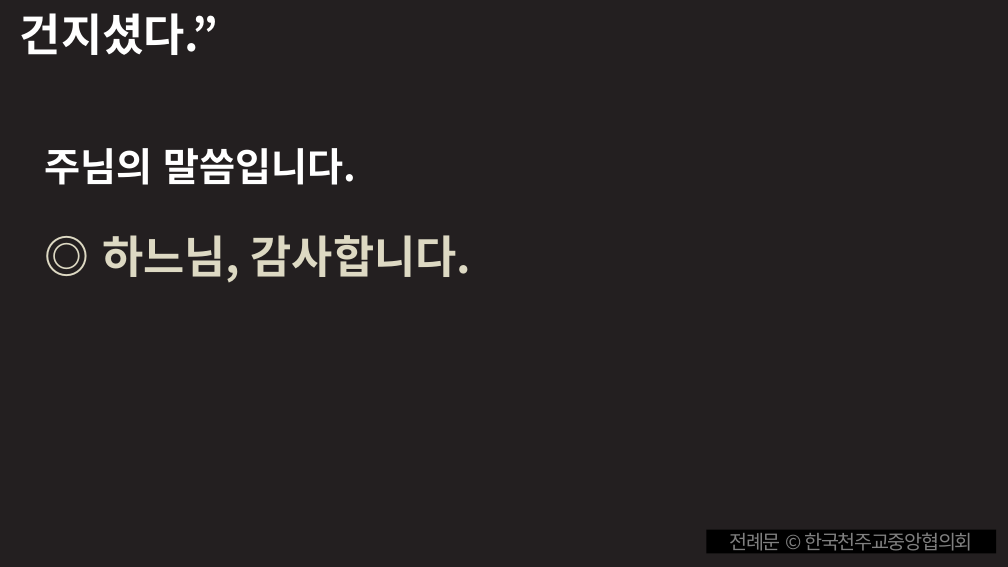
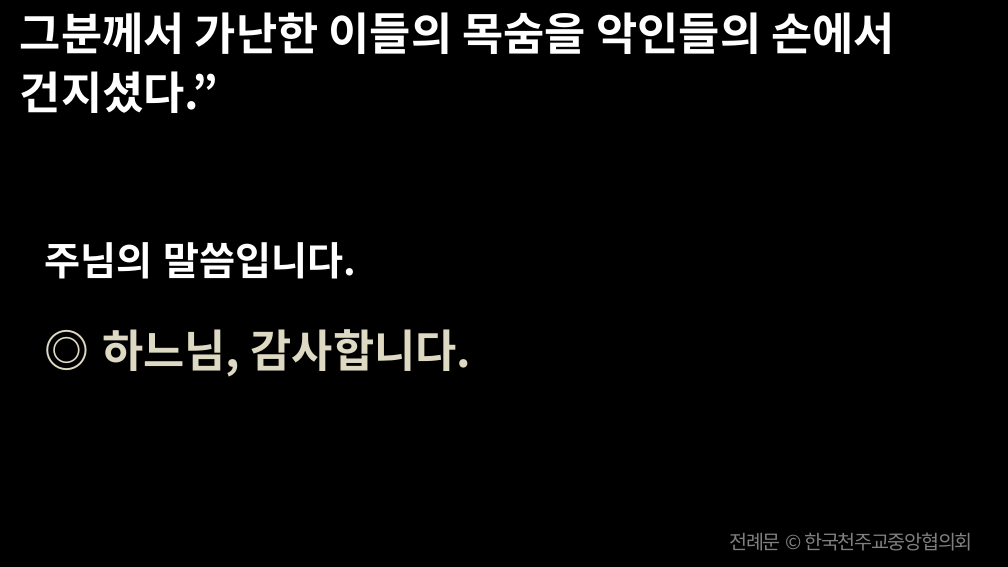
Before and after one commit to scottpark/missa_ppt, a slide deck: slide 48 of 20260621/20260621_연중 제12주일.pptx. Drawn at 1008x567 pixels with LibreOffice and Linux fonts; fonts in the diff are those of the drawing. Boxes give left, top, right and bottom in pixels: in the first picture for what was removed or moved away, otherwise in the second. Text is boxed around its words. In the diff, an @@ line names an element or a change of style, - is before the commit and + after.

```diff
--- a/20260621/20260621_연중 제12주일.pptx
+++ b/20260621/20260621_연중 제12주일.pptx
@@ freeform shape removed at [0, 0, 1008, 566] @@
@@ text at [20, 12, 895, 113]: text changed @@
-건지셨다.”
+그분께서 가난한 이들의 목숨을 악인들의 손에서 건지셨다.”
@@ text "주님의 말씀입니다.": place and size @@
-text "주님의 말씀입니다." at [45, 148, 472, 282]
+text "주님의 말씀입니다." at [45, 242, 472, 377]
@@ rectangle removed at [707, 529, 997, 553] @@
```
Also in this commit, not shown: 26 other slides changed, 1 slide removed, 12 other files.
